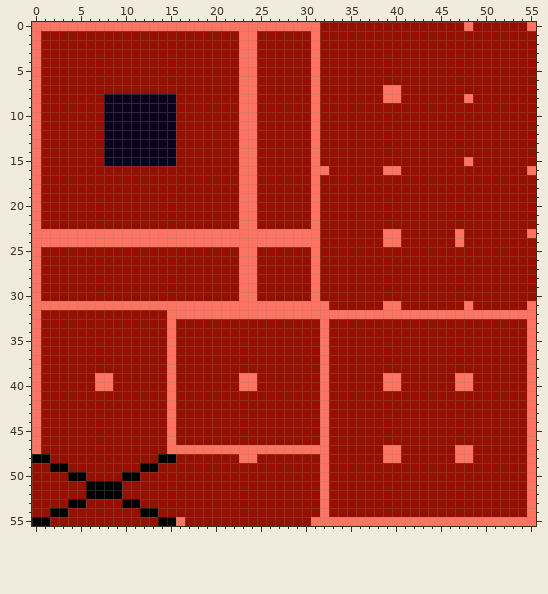
Two states of a pixel-art sprite, Assets/Sprites/Tiles/TestSoil_v2_.png. Above: the version before the commit.
The file is 56x56 pixels.
The same view after the edit:
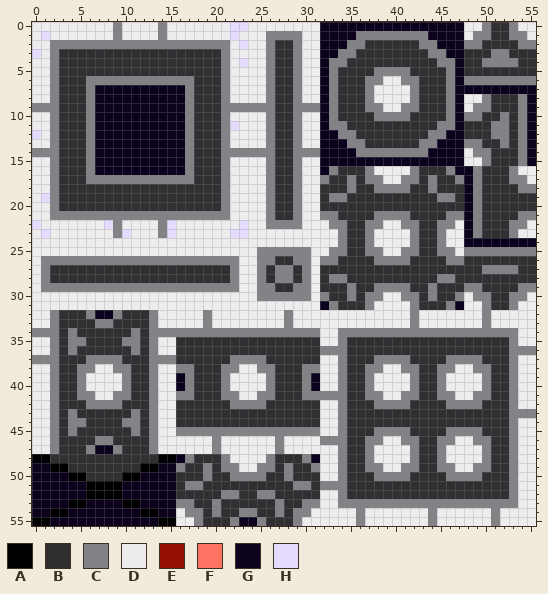
Palette (. is transparent): A #000000  B #302f31  C #838286  D #ededed  E #951000  F #ff7362  G #0d021e  H #e4dbff
Edits made:
Changed rows in their new state; - is an unchanged pixel.
first column x 0:
 0 DDDDDDDDDCDDDDCDDDDDDDHHDDDDDDDDGGGGGGGGGGGGGGGGDDCBBCDD
 1 DHDDDDDDDCDDDDCDDDDDDDHDDDCCCCDDGGGGCCCCCCCCGGGGDCCBBCCD
 2 DDCCCCCCCCCCCCCCCCCCCCDHDDCBBCDDGGGCCBBBBBBCCGGGCCBBBBCC
 3 HDCBBBBBBBBBBBBBBBBBBCDDDDCBBCDDGGCCBBBBBBBBCCGGBBBCCBBB
 4 DDCBBBBBBBBBBBBBBBBBBCDHDDCBBCDDGCCBBBBBBBBBBCCGBBCCCCBB
 5 DDCBBBBBBBBBBBBBBBBBBCDDDDCBBCDDGCBBBBCCCCBBBBCGBBBBBBBB
 6 DDCBBBCCCCCCCCCCCCBBBCDDDDCBBCDDGCBBBCCDDCCBBBCGCCCCCCCC
 7 DDCBBBCGGGGGGGGGGCBBBCDDDDCBBCDDGCBBBCDDDDCBBBCGGGGGGGGG
 8 DDCBBBCG--------GCBBBCDDDDCBBCDDGCBBBCDDDDCBBBCGDDCBBBCG
 9 CCCBBBCG--------GCBBBCCCCCCBBCCCGCBBBCCDDCCBBBCGDCCBBBCG
10 DDCBBBCG--------GCBBBCDDDDCBBCDDGCBBBBCCCCBBBBCGCCBBCBCG
11 DDCBBBCG--------GCBBBCHDDDCBBCDDGCCBBBBBBBBBBCCGBBBCCBCG
12 HDCBBBCG--------GCBBBCDDDDCBBCDDGGCCBBBBBBBBCCGGBBBCCBCG
13 DDCBBBCG--------GCBBBCDDDDCBBCDDGGGCCBBBBBBCCGGGCCBBCBCG
14 CCCBBBCG--------GCBBBCCCCCCBBCCCGGGGCCCCCCCCGGGGDCCBBBCG
15 DDCBBBCG--------GCBBBCDDDDCBBCDDGGGGGGGGGGGGGGGGDDCBBBCG
16 DDCBBBCGGGGGGGGGGCBBBCDDDDCBBCDDGCBBBCDDDDCBBBCGGCBBBCDD
17 DDCBBBCCCCCCCCCCCCBBBCDDDDCBBCDDCBBCBCCDDCCBCBBCGCBBBCCD
18 DDCBBBBBBBBBBBBBBBBBBCDDDDCBBCDDBBBCBBCCCCBBCBBBGCBBBBCC
19 DHCBBBBBBBBBBBBBBBBBBCDDDDCBBCDDBCCBBBBBBBBBBCCBGCBBBBBB
20 DDCBBBBBBBBBBBBBBBBBBCDDDDCBBCDDBBBBBBBBBBBBBBBBGCBBBBBB
21 DDCCCCCCCCCCCCCCCCCCCCDDDDCBBCDDCCBBBBCCCCBBBBCCGCBBBBCC
22 HDDDDDDDHCDDDDCHDDDDDDDHDDCCCCDDDCCBBCCDDCCBBCCDGCBBBCCD
23 DHDDDDDDDCHDDDCHDDDDDDHHDDDDDDDDDDCBBCDDDDCBBCDDGCBBBCDD
24 DDDDDDDDDDDDDDDDDDDDDDDDDDDDDDDDDDCBBCDDDDCBBCDDGGGGGGGG
25 DDDDDDDDDDDDDDDDDDDDDDDDDCCCCCCDDCCBBCCDDCCBBCCDCCCCCCCC
26 DCCCCCCCCCCCCCCCCCCCCCCDDCCBBCCDCCBBBBCCCCBBBBCCBBBBBBBB
27 DCBBBBBBBBBBBBBBBBBBBBCDDCBCCBCDBBBBBBBBBBBBBBBBBBCCCCBB
28 DCBBBBBBBBBBBBBBBBBBBBCDDCBCCBCDBCCBBBBBBBBBBCCBBBBBBBBB
29 DCCCCCCCCCCCCCCCCCCCCCCDDCCBBCCDBBBCBBCCCCBBCBBBCCBBBBCC
30 DDDDDDDDDDDDDDDDDDDDDDDDDCCCCCCDCBBCBCCDDCCBCBBCDCCBBCCD
31 DDDDDDDDDDDDDDDDDDDDDDDDDDDDDDDDGCBBBCDDDDCBBBCGDDCBBCDD
32 DDCBBBCGGCBBBCDDDDDCDDDDDDDDCDDDDDDDDDDDDDCDDDDDDDCDDDDD
33 DDCBBBBCCBBBBCDDDDDCDDDDDDDDCDDDDDDDDDDDDDCDDDDDDDCDDDDD
34 CCCBCBBBBBBCBCCCCCCCCCCCCCCCCCCCDDCCCCCCCCCCCCCCCCCCCCDD
35 DDCBCCBBBBCCBCDDBBBBBBBBBBBBBBBBDDCBBBBBBBBBBBBBBBBBBCDD
36 DDCBCBBBBBBCBCDDBBBBBBBBBBBBBBBBCCCBBBBBBBBBBBBBBBBBBCCC
37 CCCBBBCCCCBBBCCCBBBBBBCCCCBBBBBBDDCBBBCCCCBBBBCCCCBBBCDD
38 DDCBBCCDDCCBBCDDCCBBBCCDDCCBBBCCDDCBBCCDDCCBBCCDDCCBBCDD
39 DDCBBCDDDDCBBCDDGCBBBCDDDDCBBBCGDDCBBCDDDDCBBCDDDDCBBCDD
40 DDCBBCDDDDCBBCDDGCBBBCDDDDCBBBCGDDCBBCDDDDCBBCDDDDCBBCDD
41 DDCBBCCDDCCBBCDDCCBBBCCDDCCBBBCCCCCBBCCDDCCBBCCDDCCBBCDD
42 DDCBBBCCCCBBBCDDBBBBBBCCCCBBBBBBDDCBBBCCCCBBBBCCCCBBBCDD
43 DDCBCBBBBBBCBCDDBBBBBBBBBBBBBBBBDDCBBBBBBBBBBBBBBBBBBCCC
44 DDCBCCBBBBCCBCDDBBBBBBBBBBBBBBBBDDCBBBBBBBBBBBBBBBBBBCDD
45 DDCBCBBBBBBCBCDDCCCCCCCCCCCCCCCCDDCBBBCCCCBBBBCCCCBBBCDD
46 DDCBBBBCCBBBBCDDDDDDCDDDDDDCDDDDCCCBBCCDDCCBBCCDDCCBBCDD
47 DDCBBBCGGCBBBCDDDDDDCDDDDDDCDDDDDDCBBCDDDDCBBCDDDDCBBCDD
48 --BBBBBBBBBBBB--GCBBBCDDDDCBBBCGDDCBBCDDDDCBBCDDDDCBBCDD
49 GG--BBBBBBBB--GGCBBCBCCDDCCBCBBCDDCBBCCDDCCBBCCDDCCBBCDD
50 GGGG--BBBB--GGGGBBBCBBCCCCBBCBBBDDCBBBCCCCBBBBCCCCBBBCDD
51 GGGGGG----GGGGGGBCCBBBBBBBBBBCCBCCCBBBBBBBBBBBBBBBBBBCDD
52 GGGGGG----GGGGGGBBBBBCCBBCCBBBBBDDCBBBBBBBBBBBBBBBBBBCDD
53 GGGG--GGGG--GGGGCCBBCBBBBBBCBBCCDDCCCCCCCCCCCCCCCCCCCCDD
54 GG--GGGGGGGG--GGDCCBCBBCCBBCBCCDDDDDCDDDDDDDCDDDDDDCDDDD
55 --GGGGGGGGGGGG--DDCBBBCGGCBBBCDDDDDDCDDDDDDDCDDDDDDCDDDD
Boxes around the changes in both pictures, in picture pixels (x1, y1, x2, y2):
changed: (32, 22, 536, 526)
